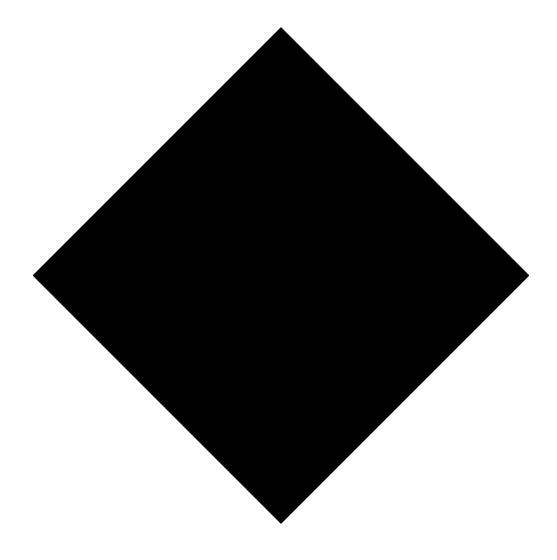
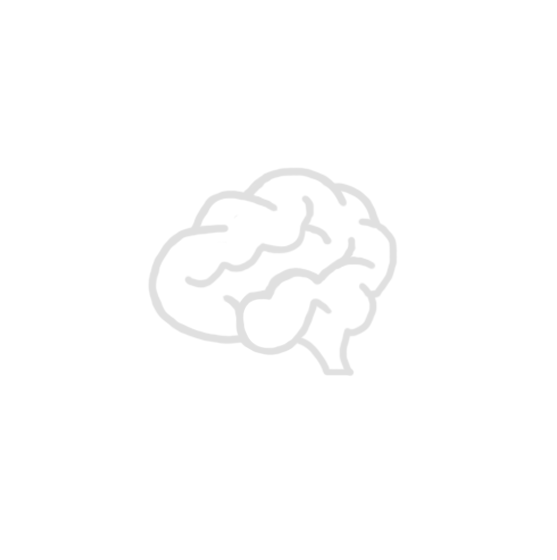
Layered file, before and after one edit (557px x 560px). Changes by layer:
hid "Intelligence_BG" over (33, 26, 529, 525)
